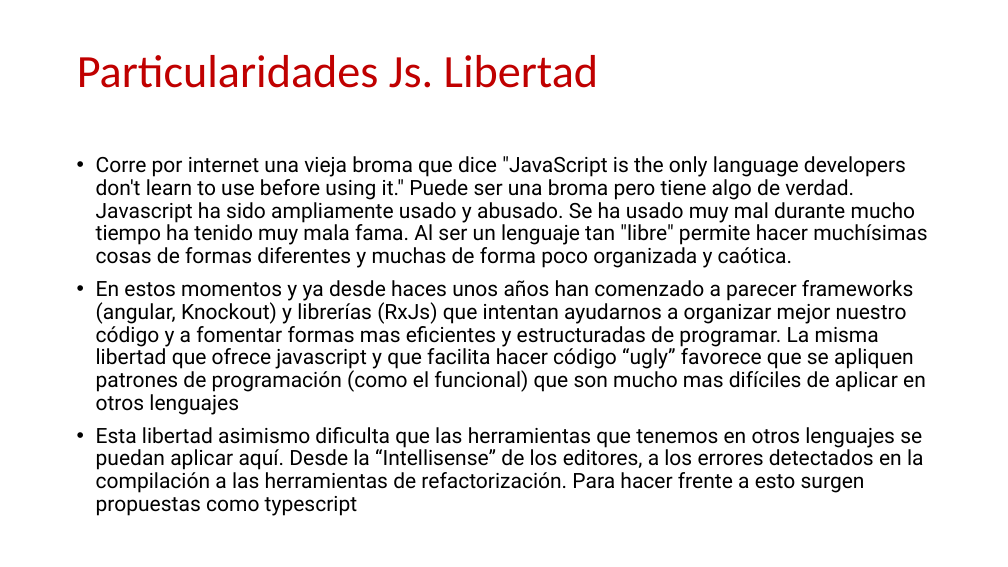
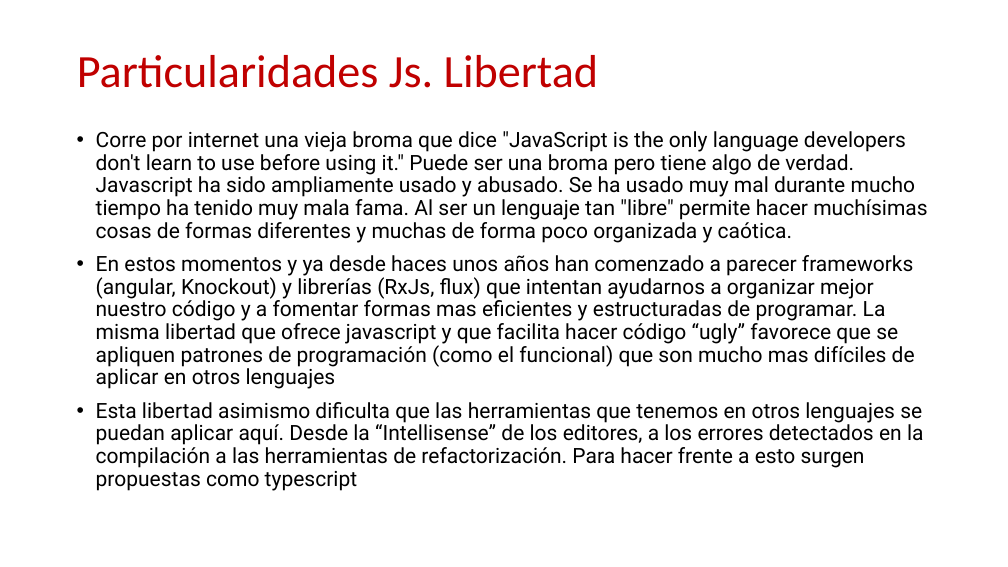
Before and after one commit to Robert-Freire/Introduction, a slide deck: slide 9 of resume.pptx (slide 10 before the commit). Drawn at 1008x567 pixels with LibreOffice and Linux fonts; fonts in the diff are those of the drawing; background and template pictures are left out. Boxes give left, top, right and bottom in pixels: in the first picture for what was removed or moved away, otherwise in the second. Text is boxed around its words. In the diff, an @@ line names an element or a change of style, - is before the commit and + after.

```diff
--- a/resume.pptx
+++ b/resume.pptx
@@ text "Corre por internet una vieja ...": place and size @@
-text "Corre por internet una vieja ..." at [96,156,927,516]
+text "Corre por internet una vieja ..." at [96,131,927,491]
@@ text at [96,255,915,389]: text changed @@
-• En estos momentos y ya desde haces unos años han comenzado a parecer frameworks (angular, Knockout) y librerías (RxJs) que intentan ayudarnos a organizar mejor nuestro código y a fomentar formas mas eficientes y estructuradas de programar. La misma libertad que ofrece javascript y que facilita hacer código “ugly” favorece que se apliquen patrones de programación (como el funcional) que son mucho mas difíciles de aplicar en otros lenguajes
+• En estos momentos y ya desde haces unos años han comenzado a parecer frameworks (angular, Knockout) y librerías (RxJs, flux) que intentan ayudarnos a organizar mejor nuestro código y a fomentar formas mas eficientes y estructuradas de programar. La misma libertad que ofrece javascript y que facilita hacer código “ugly” favorece que se apliquen patrones de programación (como el funcional) que son mucho mas difíciles de aplicar en otros lenguajes
```
Also in this commit, not shown: 4 other slides changed, 19 slides added, 24 slides removed, 3 other files.
